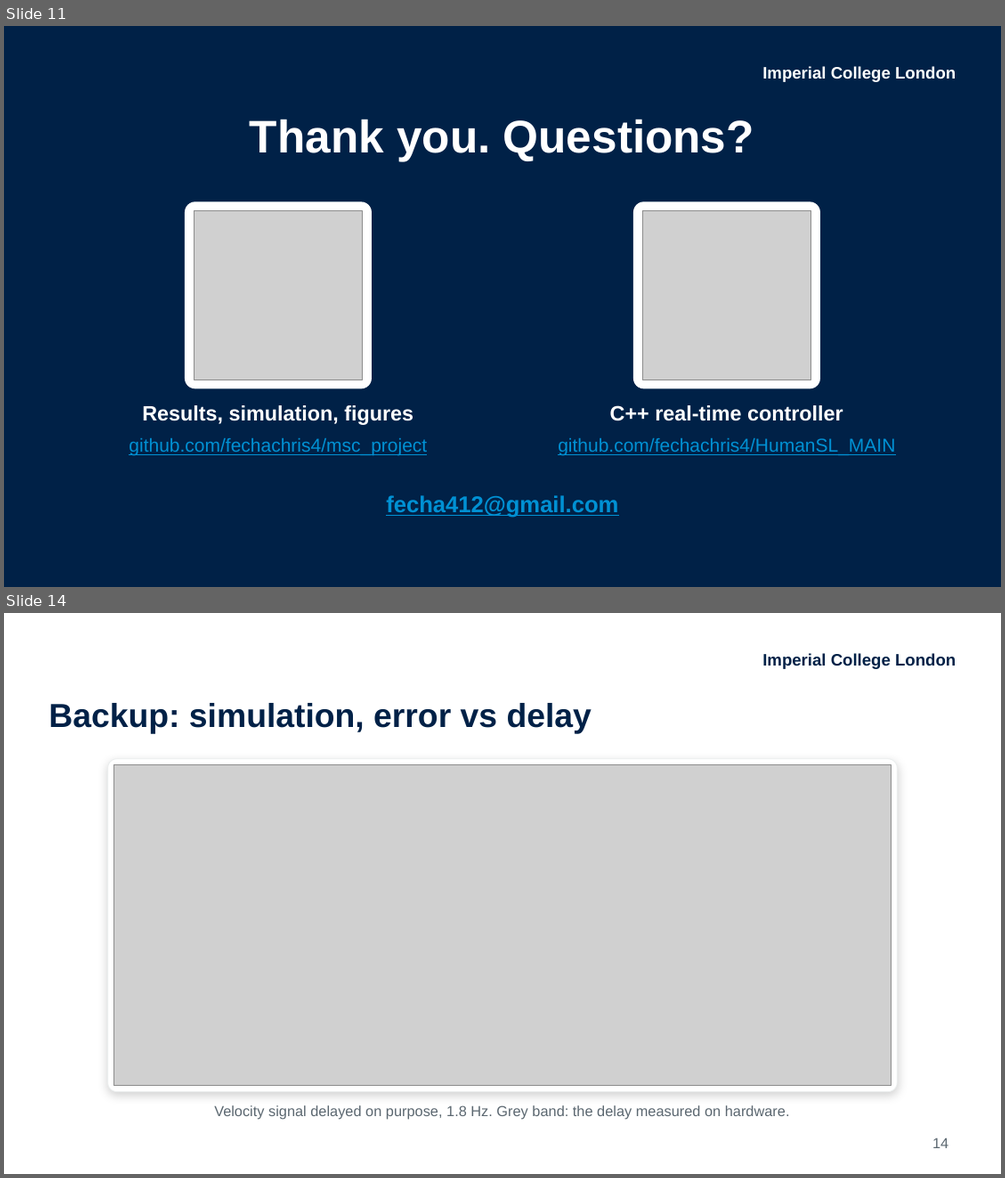
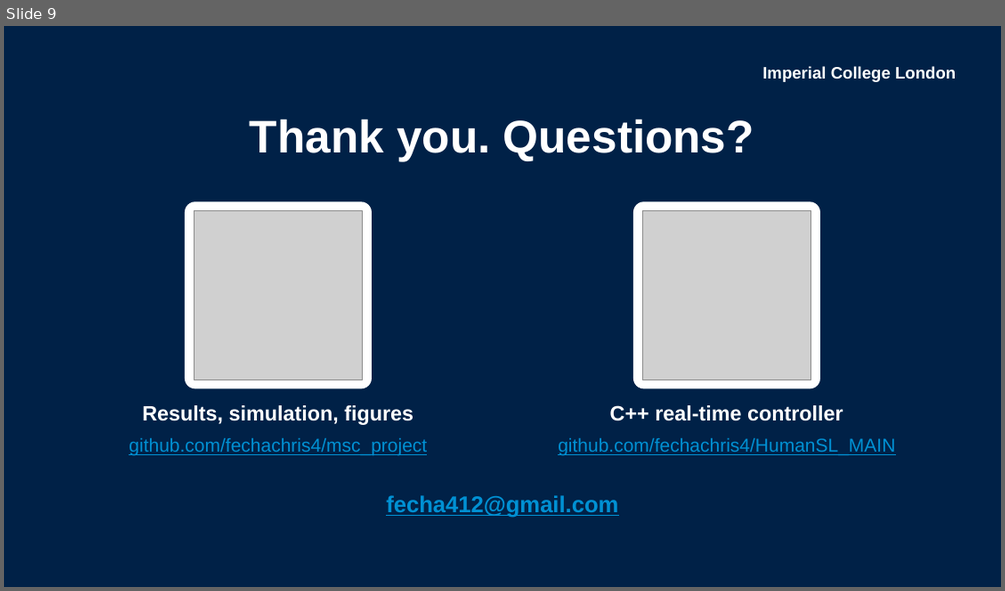
Before and after one commit to fechachris4/HumanSL_MAIN, a slide deck: presentation/World_Stable_Supernumerary_Effectors_Akabueze.pptx. Shown one above the other, each under a label of ours: slides 11 and 14 before the commit, slide 9 after it; the slides between them are not shown. The pictures are 1005x1178 and 1005x591 pixels, drawn with LibreOffice and Linux fonts; fonts in the diff are those of the drawing; grey boxes stand for pictures. Boxes give left, top, right and bottom in pixels: in the first picture for what was removed or moved away, otherwise in the second. Text is boxed around its words. In the diff, an @@ line names an element or a change of style, - is before the commit and + after.

```diff
--- a/presentation/World_Stable_Supernumerary_Effectors_Akabueze.pptx
+++ b/presentation/World_Stable_Supernumerary_Effectors_Akabueze.pptx
@@ slide 14 removed at bbox=[4, 613, 1001, 1174], background #FFFFFF @@
@@ text removed at bbox=[762, 653, 955, 669] @@
-Imperial College London
@@ title removed at bbox=[48, 703, 591, 734] @@
-Backup: simulation, error vs delay
@@ rounded rectangle removed at bbox=[108, 759, 897, 1092] @@
@@ picture removed at bbox=[114, 765, 890, 1086] @@
@@ text removed at bbox=[214, 1105, 790, 1119] @@
-Velocity signal delayed on purpose, 1.8 Hz. Grey band: the delay measured on hardware.
@@ page number removed at bbox=[932, 1137, 948, 1148] @@
-14
@@ what was slide 11 is now slide 9 @@
```
Also in this commit, not shown: 8 slides changed, 7 other slides removed, 3 other files.
